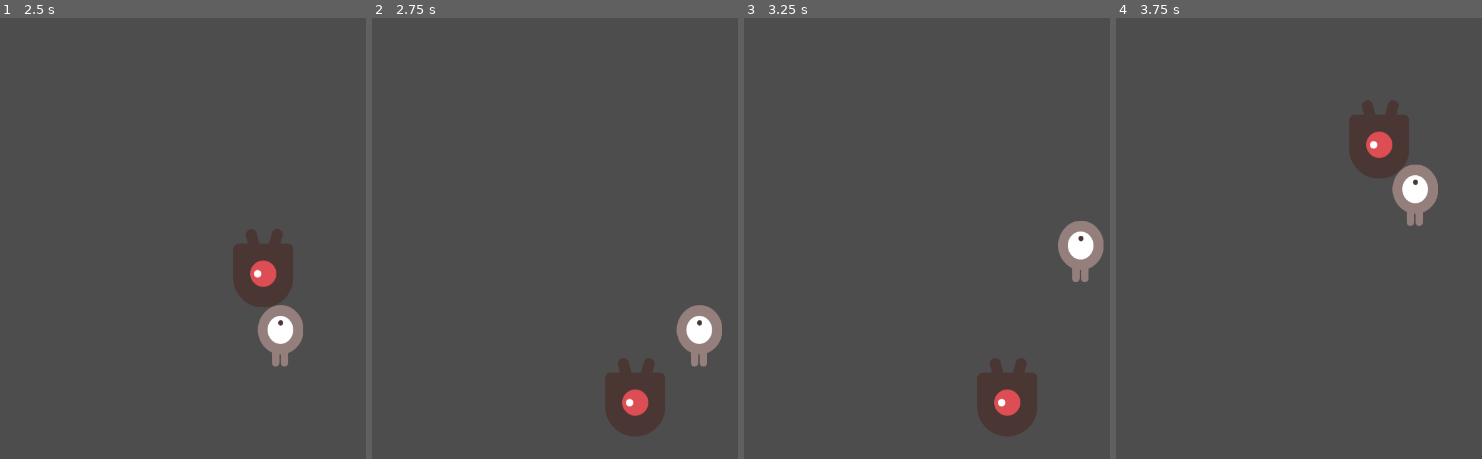
Above: before the commit, frames 1-4 (left to right).
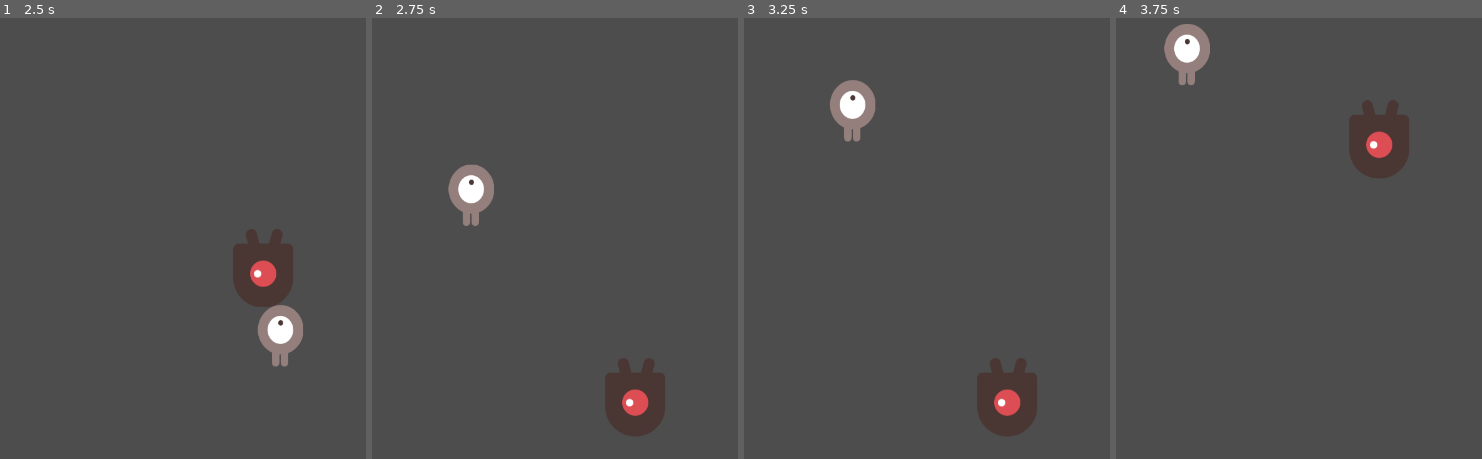
Above: after the commit, the same moments.

Repository: ralphmarondev/TinyDodger
Game: Godot game, scene res://stages/game.tscn
The game is run twice, just before and just after one commit, with the same random seed, the same clock (stepped at 60 frames per second) and the same inputs.
Inputs:
- Up to frame 1 (2.5 s): hold Right (move_right) 0.53-1.28 s; hold S (move_down) 1.28-2.03 s; hold Right (move_right) from 2.03 s (still down)
- Up to frame 2 (2.75 s): keep holding Right (move_right)
- Up to frame 3 (3.25 s): release Right (move_right) at 2.78 s; hold Up (move_up) from 2.78 s (still down)
- Up to frame 4 (3.75 s): release Up (move_up) at 3.53 s; hold A (move_left) from 3.53 s (still down)

Frame 1 is identical in both runs. In frame 2, 2.4% of the frame differs, in the area x 20-96%, y 33-80%; in frame 3, 2.4%, in the area x 23-99%, y 14-60%; in frame 4, 2.4%.

Commit message:
reset player when collide with enemy

Diff:
--- a/entities/enemy/enemy.gd
+++ b/entities/enemy/enemy.gd
@@ -1,4 +1,7 @@
 class_name Enemy extends Node2D
 
 func _on_area_2d_body_entered(body: Node2D) -> void:
-	print("ouch...")
+	var player := body as Player
+	if player:
+		print("ouch...")
+		player.reset_player()
--- a/entities/player/player.gd
+++ b/entities/player/player.gd
@@ -1,6 +1,7 @@
 class_name Player extends CharacterBody2D
 
 var speed := 300
+var spawn_point := Vector2(100, 300)
 
 func _process(_delta: float) -> void:
 	var direction = Vector2(0, 0)
@@ -18,3 +19,7 @@
 	direction = direction.normalized()
 	velocity = direction * speed
 	move_and_slide()
+
+# Call this function when player collide with enemy
+func reset_player() -> void:
+	global_position = spawn_point
